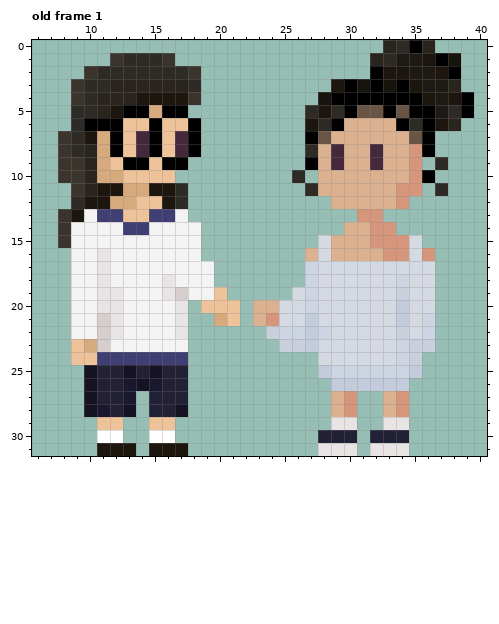
Pixel-art file, stored at end/assets/us.aseprite. Above is the file before it was changed.
48x32 pixels, 1 frame. Colours within 5 levels of each other are drawn and written as one. Shown: old frame 1: x 6..40, y 0..31. The commit also changed other frames, which this record leaves out.
Once edited:
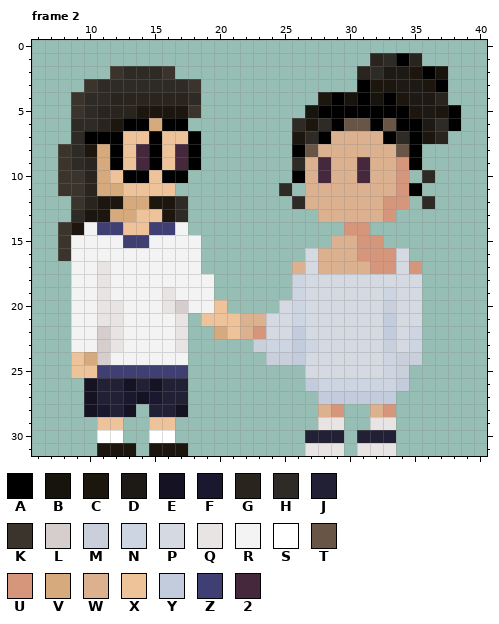
Palette (. is transparent): A #000000  B #17130d  C #1d160e  D #1d1914  E #151323  F #1a182e  G #29241d  H #2e2a25  J #222034  K #3a342c  L #d6cdcd  M #c9d0dc  N #ced5e2  P #d5d9e2  Q #e8e4e4  R #f3f3f3  S #ffffff  T #685546  U #d6967c  V #d6aa7c  W #dcb190  X #eec39a  Y #c3ccdc  Z #3f3f74  2 #45283c
A new or re-ordered frame is compared with the old frame closest to it.
Difference:
frames 1 -> 4
Frame 2 is new; against old frame 1:
y 0: x 33..36 GHAG -> ....
y 1: x 12..16 KHHHK -> .....; x 34..38 DDCAB -> AG...
y 2: x 10..12 KHH -> ..K; x 16..18 HHK -> K..; x 31..38 .ACCDDCA -> GHDDCAB.
y 3: x 9..10 KH -> .K; x 12..18 GGGGGGH -> HHHHHHK; x 29..38 CABABACDDG -> ..ACCDDCA.
y 4: x 11 G -> H; x 14..18 CCCCK -> GGGGH; x 28 B -> C; x 30 A -> B; x 32 A -> B; x 34..39 AACDCA -> CDDG..
y 5: x 9 H -> K; x 12..18 CAAVAA. -> GGCCCCK; x 27..29 HCH -> BAA; x 31..32 TT -> AA; x 34..39 TAADHA -> ACDCA.
y 6: x 10..18 AAAXXAXXA -> HGCAAVAA.; x 26 . -> H; x 30..33 WWWW -> TTAT; x 35..38 HACG -> ADHA
y 7: x 8 K -> .; x 10..11 CV -> AA; x 14 2 -> X; x 17 2 -> X; x 26..28 .AT -> CHA; x 33..37 WWTA. -> AHACG
y 8: x 10 G -> C; x 26..27 .H -> AT; x 29 2 -> W; x 32 2 -> W; x 34..36 WUA -> TA.
y 9: x 9 K -> H; x 12..18 XAAXAA. -> AX2AX2A; x 26..29 .AW2 -> HW2W; x 31..32 W2 -> 2W; x 34..35 WU -> UA; x 37 H -> .
y 10: x 12..14 VXX -> XAA; x 16..17 X. -> AA; x 26..28 H.W -> AW2; x 31 W -> 2; x 34..36 WUA -> U.H
y 11: x 8 . -> K; x 11..17 CCVVCCH -> VVXXXX.; x 25 . -> H; x 27 H -> W; x 35 U -> A; x 37 H -> .
y 12: x 9..10 HC -> KG; x 12 V -> C; x 14..15 XX -> VC; x 26..28 ... -> HWW; x 33 W -> U; x 36 . -> H
y 13: x 8..13 KCRZZX -> .HCCVV; x 15..17 ZZR -> XCH; x 28..33 ...UU. -> WWWWWU
y 14: x 9 R -> C; x 11..16 RRZZRR -> ZZXXZZ; x 18 R -> .; x 30..33 WWUU -> UU..
y 15: x 13..14 RR -> ZZ; x 28 P -> .; x 31 W -> U; x 33..35 UUP -> ...
y 16: x 8 . -> K; x 11 Q -> R; x 27..28 WP -> PW; x 31..32 WW -> UU; x 34..36 UPU -> P..
y 17: x 19 R -> .; x 26..33 .NPPPPPP -> WPWWWWUU; x 35..36 PP -> U.
y 18: x 16 Q -> R; x 26..27 .N -> NP; x 34 N -> P; x 36 P -> .
y 19: x 12 Q -> R; x 17 L -> R; x 20 X -> .; x 26..27 PN -> NP; x 33..34 PM -> NP; x 36 P -> .
y 20: x 16..19 RQ.X -> QLRR; x 21 X -> .; x 23..24 WW -> ..; x 26..27 PN -> NP; x 33..34 PY -> MP; x 36 P -> .
y 21: x 11 L -> Q; x 19..20 .V -> XX; x 22 . -> W; x 24 U -> P; x 26..27 PY -> NP; x 33..34 PY -> YP; x 36 N -> .
y 22: x 20..28 ....MNNYN -> VXWUPPYPP; x 33..36 PMPN -> YPN.
y 23: x 9..10 XV -> RR; x 12 R -> Q; x 17 R -> Q; x 23..27 ..MMY -> MNNYN; x 33..36 PNMM -> MPN.
y 24: x 10..17 XZZZZZZZ -> VLRRRRRR; x 24..27 .... -> MMYP; x 33..34 PN -> NM
y 25: x 9..17 .EJJEJEJJ -> XXZZZZZZZ; x 27..32 .YNNNN -> PPPPPP; x 34..35 NY -> M.
y 26: x 13..15 FEF -> EJE; x 27..33 ..YYYYY -> YNNNNNN
y 27: x 14..15 .J -> EF; x 28..34 .WU..WU -> YYYYYY.
y 28: x 28..30 .WU -> WU.; x 32..34 .WU -> WU.
y 29: x 28 . -> Q; x 30 Q -> .; x 32 . -> Q; x 34 Q -> .
y 30: x 27 . -> J; x 30..31 J. -> .J; x 34 J -> .
y 31: x 27 . -> Q; x 30..31 Q. -> .Q; x 34 Q -> .
Changed places in both pictures, as pixel boxes (x1, y1, x2, y2):
changed: (58, 40, 474, 456)
